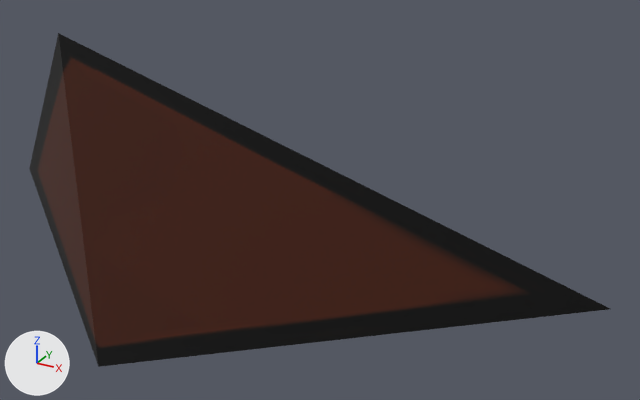
The Blender file Assets/External/Blenders/semilla.blend: old version first, new version second.
One viewpoint serves both versions: a camera (50 mm lens) standing at (1.96, -2.36, 1.41) and looking at (0.54, 0.21, 0.12). Every picture has the same lights, and +X, +Y and +Z are marked at lower left.

Script lines for the objects in view, before the commit:
```python
me_cube = bpy.data.meshes.new('Cube')
me_cube.from_pydata(...)  # 4 vertices, 4 faces; spans x -0.54..0.72, y -0.75..1.33, z -0.72..0.68
me_cube.materials.append(mat_mat_semilla)  # picture img_tex_semilla
ob_cube = bpy.data.objects.new('Cube', me_cube)
ob_cube.location = (0.0, 0.06, -0.003)
ob_cube.rotation_euler = (0.111, 0.822, -2.033)  # degrees (6.4, 47, -116)
```
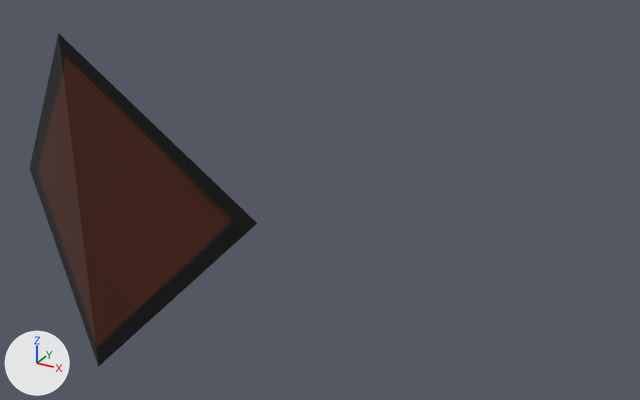
Location of each change, (x1, y1, x2, y2) in pixels of the pictures (640 x 400 px; the box of a moved part takes in the faces that stretch with it):
'Cube', reshaped (61% narrower)
    before: (29, 33, 610, 367)
    after: (29, 33, 257, 367)
part 1 of me_cube, moved or reshaped
    before: (58, 33, 610, 367)
    after: (58, 33, 257, 367)

The change in detail:
me_cube has 4 vertices, 4 faces and spans x -0.54..0.72, y -0.75..1.33, z -0.72..0.68.
me_cube is used by ob_cube; location (0.0, 0.06, -0.003); rotation (0.111, 0.822, -2.033), in degrees (6.4, 47, -116).
Part 1, on me_cube:
Vertex 1 of me_cube moves from (-0.54, 1.33, -0.72) at pixel (611, 309) to (-0.15, 0.23, -0.18) at pixel (257, 223).
